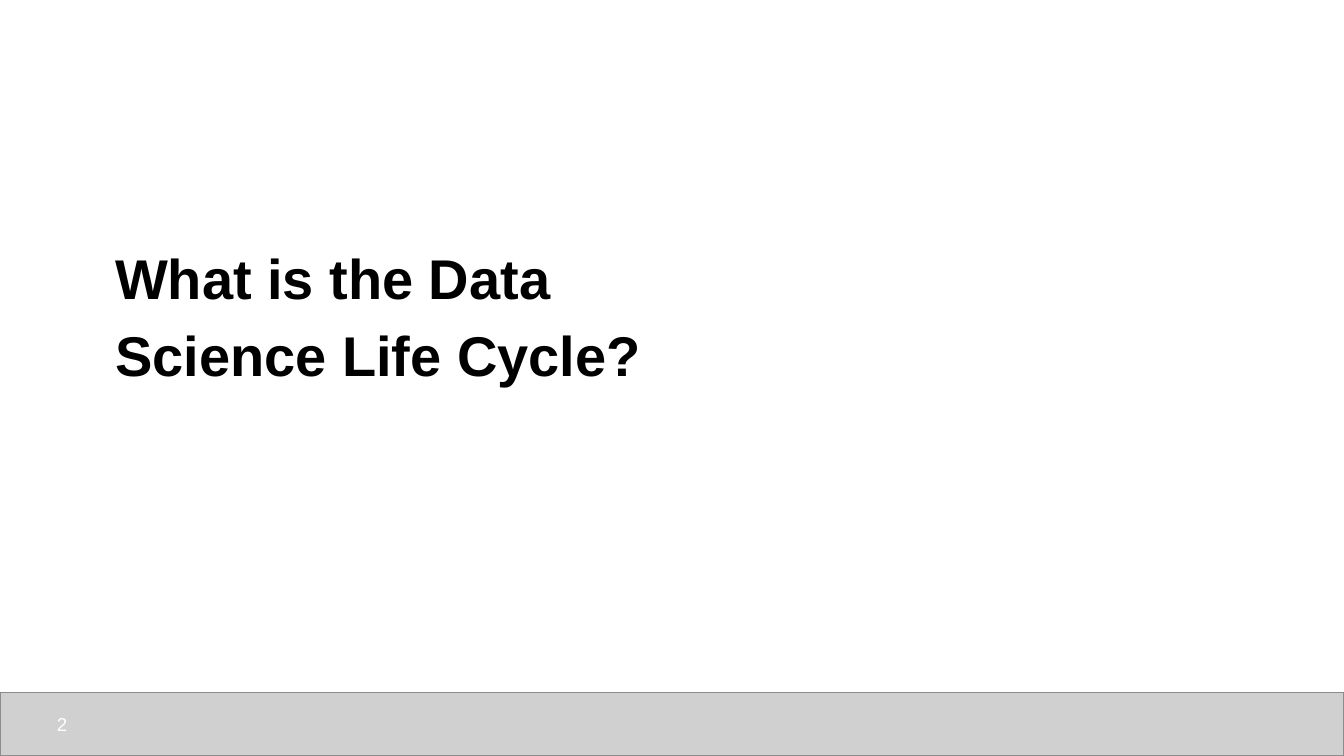
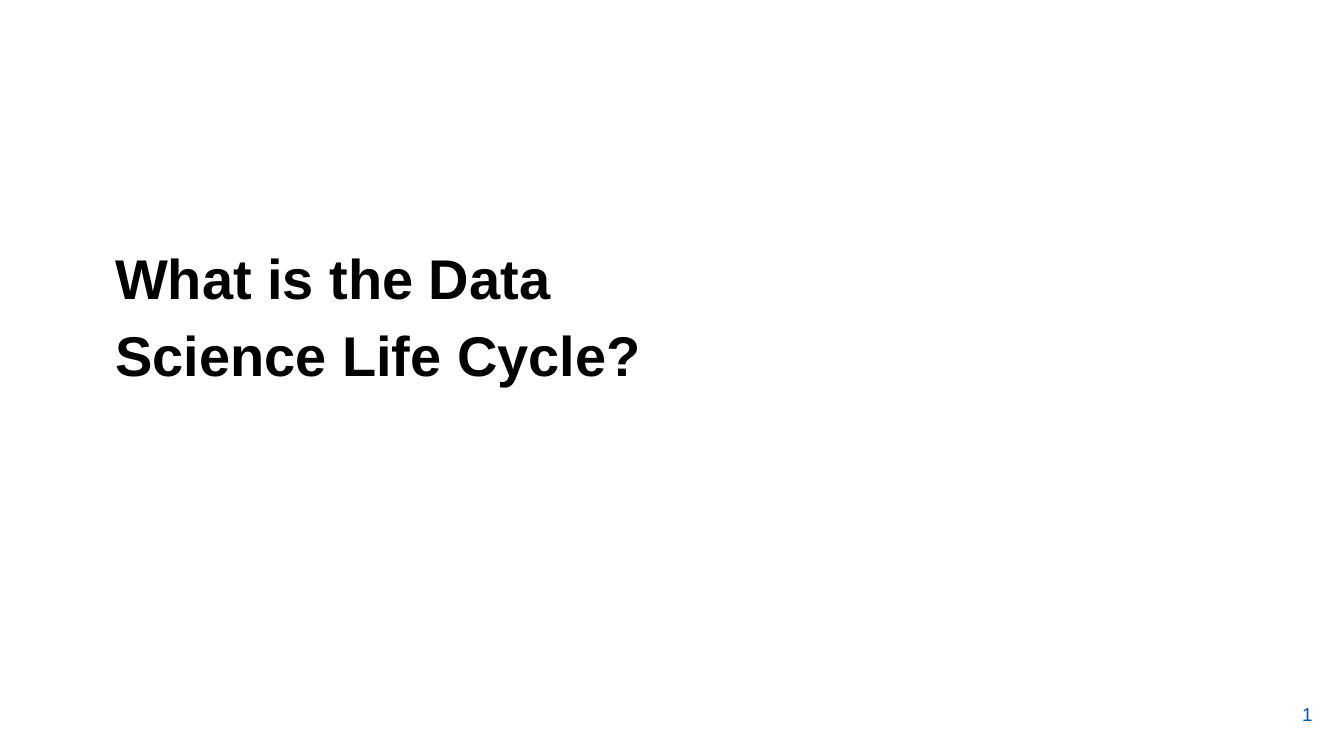
Before and after one commit to udel-cbcb/NIGMS-Sandbox-UD, a slide deck: slide 2 of Submodule_2/Lectures/Submodule_2_Lecture_1_Data_Science_Life_Cycle.pptx. Drawn at 1344x756 pixels with LibreOffice and Linux fonts; fonts in the diff are those of the drawing; grey boxes stand for pictures; background and template pictures are left out. Boxes give left, top, right and bottom in pixels: in the first picture for what was removed or moved away, otherwise in the second. Text is boxed around its words. In the diff, an @@ line names an element or a change of style, - is before the commit and + after.

```diff
--- a/Submodule_2/Lectures/Submodule_2_Lecture_1_Data_Science_Life_Cycle.pptx
+++ b/Submodule_2/Lectures/Submodule_2_Lecture_1_Data_Science_Life_Cycle.pptx
@@ picture removed at [0,692,1344,755] @@
@@ page number removed at [57,718,67,731] @@
-2
@@ page number added at [1302,708,1312,721], 10 pt, text #00539F @@
+1
```
Also in this commit, not shown: 9 other slides changed, 3 slides added, 2 slides removed, 3 other files.
